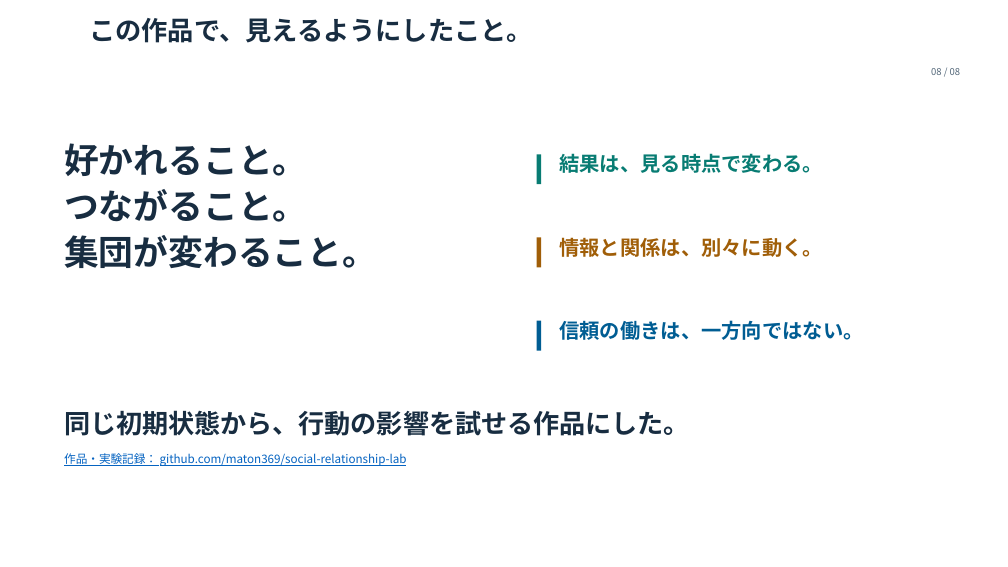
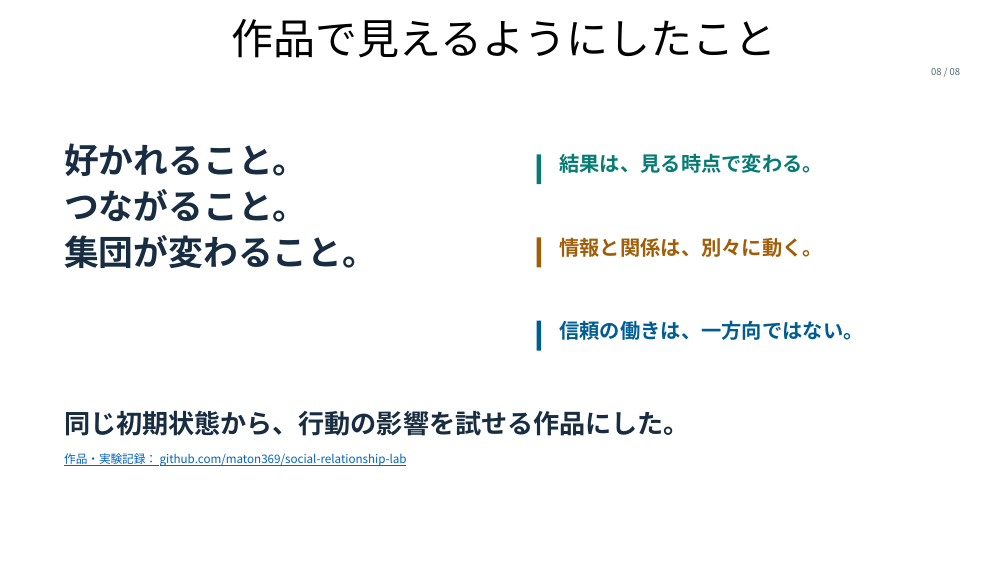
Before and after one commit to maton369/social-relationship-lab, a slide deck: slide 8 of presentation/Social_Relationship_Lab.pptx. Drawn at 1008x567 pixels with LibreOffice and Linux fonts; fonts in the diff are those of the drawing; background and template pictures are left out. Boxes give left, top, right and bottom in pixels: in the first picture for what was removed or moved away, otherwise in the second. Text is boxed around its words. In the diff, an @@ line names an element or a change of style, - is before the commit and + after.

```diff
--- a/presentation/Social_Relationship_Lab.pptx
+++ b/presentation/Social_Relationship_Lab.pptx
@@ title "作品で見えるようにしたこと" at box(232, 19, 776, 58): vertical alignment top to middle @@
@@ title at box(232, 19, 776, 58): text changed; size 25 to 40 pt; text colour #182D41 to #000000; bold off @@
-この作品で、見えるようにしたこと。
+作品で見えるようにしたこと
```
Also in this commit, not shown: 11 other slides changed, 23 other files.
